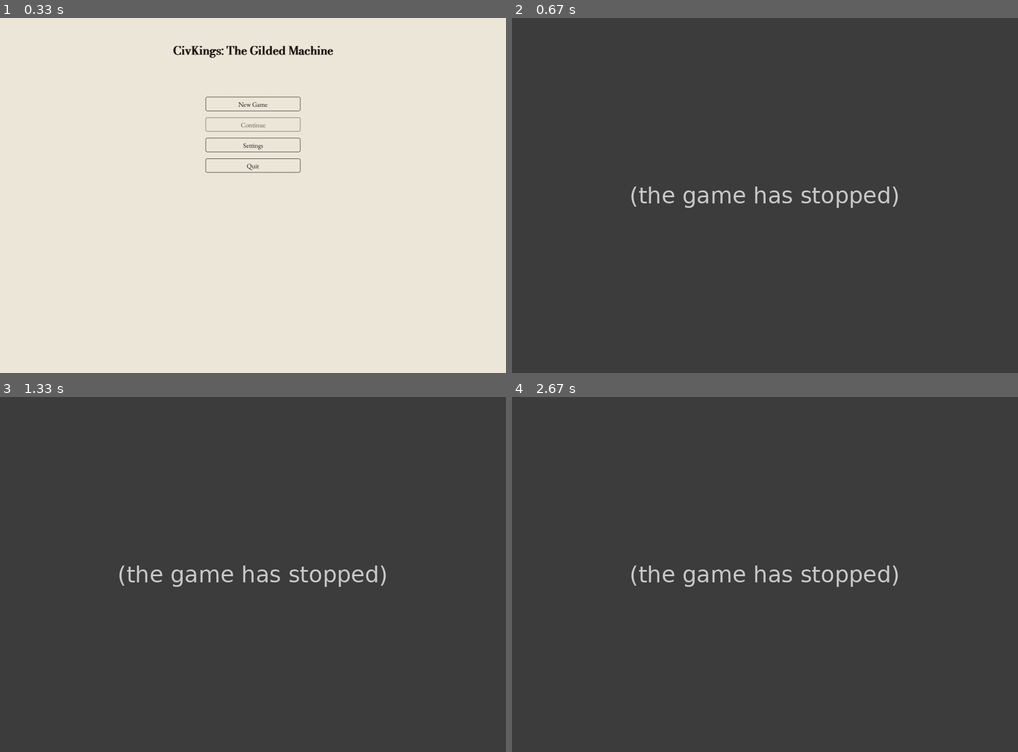
Above: before the commit, frames 1-4 (two rows, left to right).
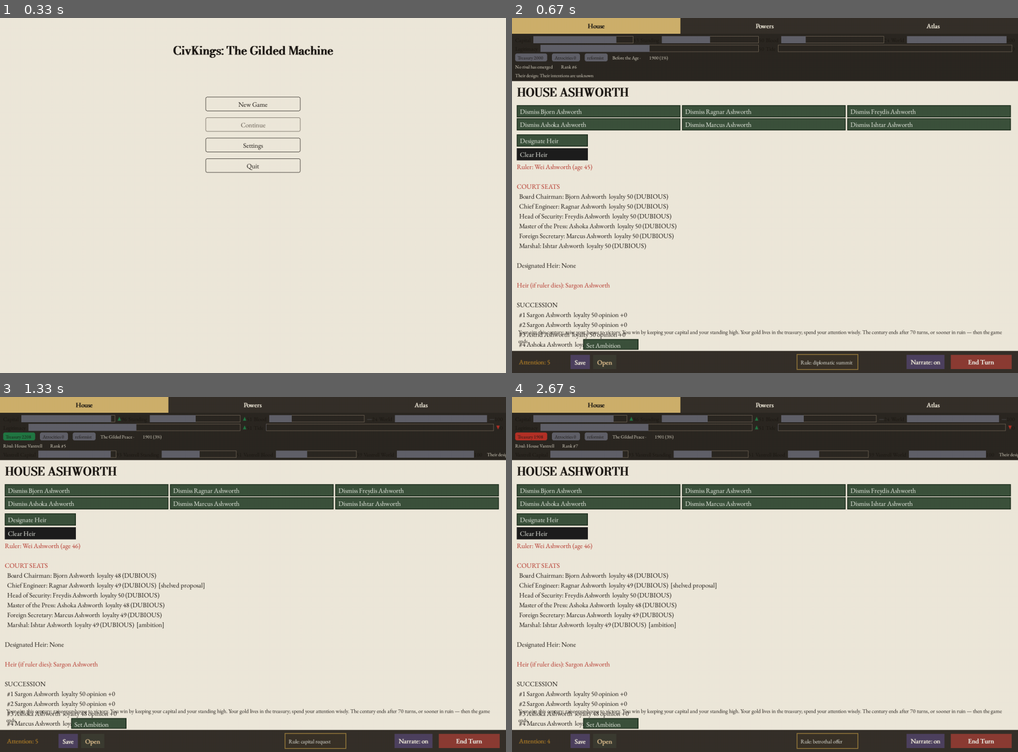
Above: after the commit, the same moments.

Repository: civersen222/Guilded-Age
Game: pygame game, started from gilded/__main__.py
The game is run twice, just before and just after one commit, with the same random seed, the same clock (stepped at 60 frames per second) and the same inputs.
Inputs (mouse positions are in pixels of both pictures, inside the frame that each line leads up to):
- Up to frame 1 (0.33 s): no input
- Up to frame 2 (0.67 s): click "New Game" at 0.38 s
- Up to frame 3 (1.33 s): click "End Turn" at 1.22 s
- Up to frame 4 (2.67 s): tap Space at 1.5 s; click (775, 453) at 1.88 s; click (770, 613) at 2.22 s; click "Rule: capital request" at 2.55 s

Frame 1 is identical in both runs. In frame 2, 85% of the frame differs, in the area x 0-100%, y 0-100%; in frame 3, 85%; in frame 4, 85%.
Error before the commit: TypeError: unsupported operand type(s) for +: 'NoneType' and 'int' (broadsheet.py line 2773); the game stopped at 0.4 s (later frames are placeholders)

Commit message:
C6: onboarding+chain beat emitters (beats.py), menu/app wiring, house_tab flow fix, briefing ladder always recorded, powers row fit (no squeeze, no overflow into detail)

Diff:
--- a/gilded/beats.py
+++ b/gilded/beats.py
@@ -157,6 +157,125 @@
     return out
 
 
+# --- C6: onboarding - the cold-open player learns the verbs in prose ----
+# facet -> (prose, dotted source). Each names its verb and what it is for.
+_ONBOARDING = {
+    "win": ("You rule the {house} House for a budgeted century. The world "
+            "closes on you when the last turn is spent or your mandate ends - "
+            "win by outlasting the century with a prosperous, loyal House; "
+            "the Epilogue judges your standing on four axes.",
+            "endings.check_ending"),
+    "orders": ("Four Orders rule the realm - Bank, Church, Gazette, Combine - "
+               "each with a head who holds a private want. Hold an Order's "
+               "seat with hold_seat() and its honest lever plays in your "
+               "House's favour; leave it unheld and it presses against you.",
+            "orders.tick_orders"),
+    "ambitions": ("Declare your House's stake with set_ambition(): a target "
+                  "and a family's private wants. The banner's clock then "
+                  "counts the turns you have to commit it.",
+            "ambitions.AmbitionsFacade.status"),
+    "war": ("Houses wage war over borders. A front between your provinces "
+            "bleeds garrisons and gold every turn it stands; negotiate peace "
+            "when the score swings your way. The Atlas shows every front.",
+            "fronts.War"),
+    "turn": ("Each press of end_turn() advances the world a season: "
+             "dividends credit, the Orders re-aim, the rival Houses read the "
+             "morning paper. The century is budgeted - spend the turns on "
+             "intention, not waiting.",
+            "chassis.end_turn"),
+}
+
+_ONBOARD_ORDER = ("win", "orders", "ambitions", "war", "turn")
+
+
+def _player_house(game):
+    return next((h for h in game.houses if game.houses[h].is_player), None)
+
+
+# --- C6: the three long chains, one per act ------------------------------
+# Each watches real state and lands three beats - the situation arrives,
+# escalates, and resolves with a measured consequence the Epilogue can name.
+def _province_stats(game, player):
+    provs = game.provinces_of(player)
+    unrest = [p.unrest for p in provs]
+    worst = max(provs, key=lambda p: (p.unrest, -p.pid)) if provs else None
+    garrison = sum(p.garrison for p in provs)
+    return provs, (sum(unrest) / len(unrest) if unrest else 0.0), worst, garrison
+
+
+def _enterprise_lines(game, base, house, stage):
+    ents = [e for e in game.enterprises if e.house == house]
+    provs, _, _, _ = _province_stats(game, house)
+    if stage == 1:
+        base["gold"] = house.treasury
+        text = (f"Your {len(ents)} enterprises open their ledgers across "
+                f"{len(provs)} provinces; the treasury stands at "
+                f"{house.treasury:.0f} gold.")
+        source = "treasury.treasury"
+    elif stage == 2:
+        delta = house.treasury - base["gold"]
+        text = (f"The dividends compound: {delta:+.0f} gold since the ledgers "
+                f"opened, the treasury at {house.treasury:.0f}.")
+        source = "treasury.dividends"
+    else:
+        text = (f"Your enterprises stand at {len(ents)} houses in "
+                f"{len(provs)} provinces; {house.treasury:.0f} gold in hand "
+                f"for the quarter's reckoning.")
+        source = "treasury.treasury"
+    return text, source
+
+
+def _labor_lines(game, base, house, stage):
+    provs, avg, worst, _ = _province_stats(game, house)
+    movements = [mv for mv in getattr(game, "movements", []) or []
+                 if getattr(mv, "state", "") == "striking"]
+    if stage == 1:
+        base["unrest"] = avg
+        text = (f"Your {len(provs)} provinces rest at {avg:.2f} unrest; "
+                f"{len(movements)} movement(s) are striking.")
+        source = "society.labor.Movement.state"
+    elif stage == 2:
+        text = (f"The labour mood has moved {avg - base['unrest']:+.2f} "
+                f"since your provinces first settled; {len(movements)} "
+                f"movement(s) strike.")
+        source = "society.labor.tick_movement"
+    else:
+        worst_name = worst.name if worst is not None else "no province"
+        text = (f"The labour balance settles at {avg:.2f} unrest; the "
+                f"Orders' eyes fall hardest on {worst_name}.")
+        source = "society.labor.Movement.state"
+    return text, source
+
+
+def _war_lines(game, base, house, stage):
+    wars = list(game.wars)
+    fronts = sum(len(w.fronts) for w in wars)
+    _, _, _, garrison = _province_stats(game, house)
+    score = sum(w.war_score for w in wars) / len(wars) if wars else 0.0
+    if stage == 1:
+        base["wars"] = len(wars)
+        text = (f"{len(wars)} war(s) rage across the realm; {fronts} front(s) "
+                f"stand open.")
+        source = "fronts.War"
+    elif stage == 2:
+        text = (f"The fronts stand at a mean score of {score:+.0f} against "
+                f"your {garrison} garrisoned troops.")
+        source = "fronts.War.war_score"
+    else:
+        text = (f"The century's wars close at a mean score of {score:+.0f}; "
+                f"{len(wars)} war(s) still rage, {garrison} troops mustered.")
+        source = "fronts.War"
+    return text, source
+
+
+# chain id -> (arrival, escalation, resolution, lines function)
+_CHAIN_ACTS = (
+    ("enterprise", 2, 12, 24, _enterprise_lines),
+    ("labor", 26, 38, 49, _labor_lines),
+    ("war", 51, 60, 69, _war_lines),
+)
+
+
 class BeatsFacade:
     """`game.beats` - the beat log as an object the UI and the gate consume
     directly.
@@ -174,6 +293,8 @@
         self.log: List[Beat] = []
         self._deltas: Dict[int, List[tuple]] = {}
         self._known_movements = set()
+        self._chain_base: Dict[str, Dict[str, float]] = {}
+        self._chain_stage: Dict[str, int] = {}
 
     # --- callable compatibility (game.beats(house) == beats_for(game, house))
     def __call__(self, house: Optional[str] = None,
@@ -222,6 +343,56 @@
                 "beats.turn_deltas",
                 att.causes, None, att))
         self._scan_deflections(turn)
+        # C6: the cold-open player is taught, and the world's long chains run
+        self._emit_onboarding(game, turn)
+        self._emit_chains(game, turn)
+
+    # --- C6: onboarding, then the three long chains -----------------------
+    def _emit_onboarding(self, game, turn: int) -> None:
+        """The first five turns each teach one verb, in a stranger's prose.
+        Each facet fires once, on the turn it is due, from the player's
+        own state."""
+        if turn > 5:
+            return
+        player = _player_house(game)
+        if player is None:
+            return
+        facet = _ONBOARD_ORDER[turn - 1]
+        if any(b.kind == "onboarding" and b.facet == facet for b in self.log):
+            return
+        text, source = _ONBOARDING[facet]
+        text = text.format(house=game.houses[player].name if hasattr(game.houses[player], "name") else player)
+        self.append(Beat(
+            turn, "onboarding", player, text, source,
+            (Cause(f"teaching the {facet} verb", 0.0, source),),
+            None, None, facet=facet))
+
+    def _emit_chains(self, game, turn: int) -> None:
+        """Three chains, one per act: a situation arrives, escalates, and
+        resolves - each a real measurement of the player's own House, so the
+        Epilogue can name the consequence. A stage fires once at its turn."""
+        player = _player_house(game)
+        if player is None:
+            return
+        house = game.houses[player]
+        for chain_id, t1, t2, t3, lines_fn in _CHAIN_ACTS:
+            if turn == t1:
+                stage = 1
+            elif turn == t2:
+                stage = 2
+            elif turn == t3:
+                stage = 3
+            else:
+                continue
+            if self._chain_stage.get(chain_id) == stage:
+                continue
+            self._chain_stage[chain_id] = stage
+            base = self._chain_base.setdefault(chain_id, {})
+            text, source = lines_fn(game, base, house, stage)
+            self.append(Beat(
+                turn, "chain", player, text, source,
+                (Cause(f"{chain_id} chain, {stage} of 3", 0.0, source),),
+                None, None, facet=chain_id))
 
     # --- deflections: the world thwarts the player, never silently --------
     def _scan_deflections(self, turn: int) -> None:
--- a/gilded/ui/app.py
+++ b/gilded/ui/app.py
@@ -423,6 +423,7 @@
         s = state.settings = Settings()
     if key == "mute":
         s.mute = not s.mute
+        audio.play("ui_press", s)
     elif key == "narrate":
         s.narrate = not s.narrate
     elif key == "back":
--- a/gilded/ui/broadsheet.py
+++ b/gilded/ui/broadsheet.py
@@ -427,13 +427,14 @@
             # adjacent text rects can never overlap.  Rows that would be
             # clipped at the bottom are omitted — the powers model's overflow
             # warning already names the first omitted house.
+            # row_h already includes the inter-row gap (rows step by row_h)
             row_h = max(body_h, f_body.get_height()) + gap
             n_rows = min(row_count, max(0, available_data_h // row_h))
             row_rects = []
             y = data_top
             for i in range(n_rows):
-                row_rects.append(pygame.Rect(rect.left, y, rect.width, row_h))
-                y += row_h + gap
+                row_rects.append(pygame.Rect(rect.left, y, rect.width, row_h - gap))
+                y += row_h
 
             cell_rects = []
             text_rects = []
@@ -1423,12 +1424,12 @@
         head = _font(TYPE_SUBTITLE, bold=True)
         body = _font(TYPE_TEXT)
         bottom = bottom if bottom is not None else content.bottom
+        rows = self.game.ladder()
+        self._ladder_rows = rows
         if y > bottom - 120:
             return y
         blit_text(surface, head, "The Ladder", (PAD, y), INK)
         y += head.get_height() + 4
-        rows = self.game.ladder()
-        self._ladder_rows = rows
         for row in rows[:5]:
             who = row.house + (" (you)" if row.house == self.house else "")
             line = f"{row.rank}. {who}  {row.composite:.0f}"
--- a/gilded/ui/house_tab.py
+++ b/gilded/ui/house_tab.py
@@ -20,6 +20,7 @@
     TYPE_TITLE,
     TONES,
     Region, RegionState,
+    blit_text,
 )
 
 _BAND_COLOR: dict = {
@@ -289,7 +290,7 @@
     candidates = [c for c in order if c.id != ruler_id]
 
     # Title
-    surface.blit(body.render("Select Heir:", True, INK), (PAD, y))
+    blit_text(surface, body, "Select Heir:", (PAD, y), INK)
     y += body.get_height() + 6
 
     # Cancel button
@@ -343,11 +344,14 @@
 
 
 def draw_house_tab(surface: pygame.Surface, content: pygame.Rect,
-                   report: CourtReport, view: Any = None) -> None:
+                   report: CourtReport, view: Any = None) -> int:
     """Draw the House tab on *surface* within *content* rect.
 
     When *view* is provided, draws interactive Region controls for court seats
     at the top of the tab, so the text content follows below.
+
+    Returns the y position after the last drawn line so callers can chain
+    their sections below without overlapping.
     """
     PAD = 12
     title = _font(TYPE_TITLE, bold=True).render(
@@ -430,8 +434,10 @@
         elif "* " in line:
             color = TONES.get("good", INK)
 
-        surface.blit(body.render(line, True, color), (PAD, y))
+        blit_text(surface, body, line, (PAD, y), color)
         y += body.get_height() + 2
 
+    return y
+
 
 __all__ = ["draw_house_tab", "_house_tab_lines"]
